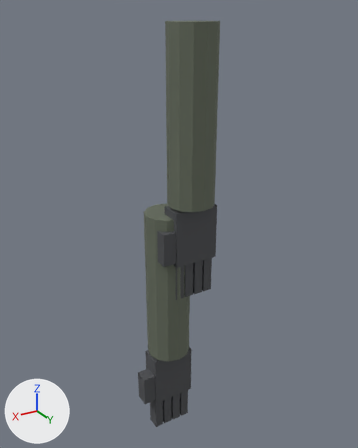
The glTF model assets/models/hands/hands.glb, before and after one commit.
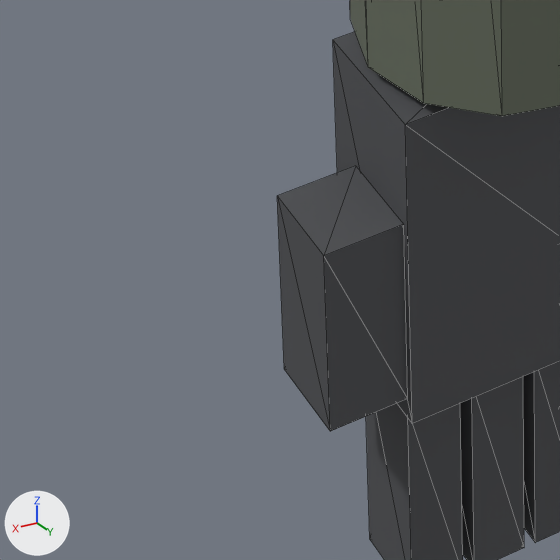
Old and new are each drawn whole from a 50 mm lens placed at (0.473, 0.744, 0.376), pointed at (0.009, -0.029, -0.011) and again close up on the part from 28% to 49% of the width and 77% to 94% of the height. Every picture has the same lights, and +X, +Y and +Z are marked at lower left. The last two pictures show the newer version. The close-ups show mesh edges as thin lines. Where no turn or scale is listed for an object, it has been applied to the vertices. Vertices at exactly the same position are counted once.

In view in the first close-up: 'HandL_Finger2', 'HandL_Finger3', 'HandL_Finger4', 'HandL_Forearm', 'HandL_Palm', 'HandL_Thumb'.
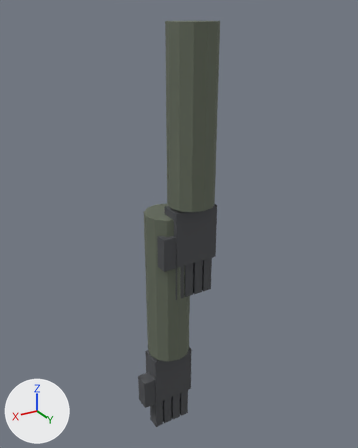
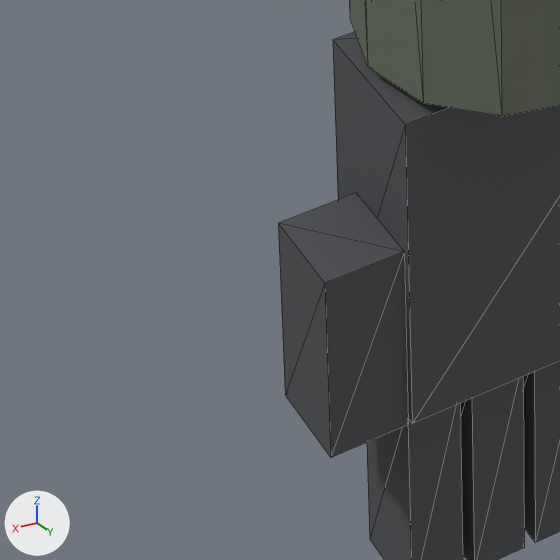
The newer file is also turned or shifted as a whole; pictures and numbers use the older file's frame.

Changed parts and their boxes (x1, y1, x2, y2) in the close-ups (560 x 560 px):
'HandL_Thumb', reshaped
    before: (277, 166, 408, 431)
    after: (278, 193, 408, 458)

What changed in the scene script:
```text
Change me_cube_011:
    used by ob_handl_thumb; location = (0.093, -0.025, -0.375)
    remove me_cube_011.from_pydata(...)  # 8 vertices, 12 faces; spans x -0.013..0.013, y -0.015..0.015, z -0.0325..0.0325
    add me_cube_011.from_pydata(...)  # 8 vertices, 12 faces; spans x -0.013..0.013, y -0.015..0.015, z -0.0425..0.0225
    me_cube_011 part 1
    me_cube_011.vertices[0].co: (-0.013, -0.015, -0.0325) -> (-0.013, -0.015, 0.0225)  # not seen -> pixel (356, 192)
    me_cube_011.vertices[1].co: (-0.013, -0.015, 0.0325) -> (-0.013, 0.015, 0.0225)  # pixel (355, 165) -> pixel (404, 251)
    me_cube_011.vertices[2].co: (-0.013, 0.015, -0.0325) -> (-0.013, -0.015, -0.0425)  # pixel (407, 398) -> not seen
    me_cube_011.vertices[3].co: (-0.013, 0.015, 0.0325) -> (-0.013, 0.015, -0.0425)  # pixel (403, 224) -> pixel (408, 424)
    me_cube_011.vertices[4].co: (0.013, -0.015, -0.0325) -> (0.013, -0.015, 0.0225)  # pixel (284, 369) -> pixel (278, 223)
    me_cube_011.vertices[5].co: (0.013, -0.015, 0.0325) -> (0.013, 0.015, 0.0225)  # pixel (277, 195) -> pixel (324, 283)
    me_cube_011.vertices[6].co: (0.013, 0.015, -0.0325) -> (0.013, -0.015, -0.0425)  # pixel (330, 431) -> pixel (285, 395)
    me_cube_011.vertices[7].co: (0.013, 0.015, 0.0325) -> (0.013, 0.015, -0.0425)  # pixel (323, 255) -> pixel (330, 457)
```
